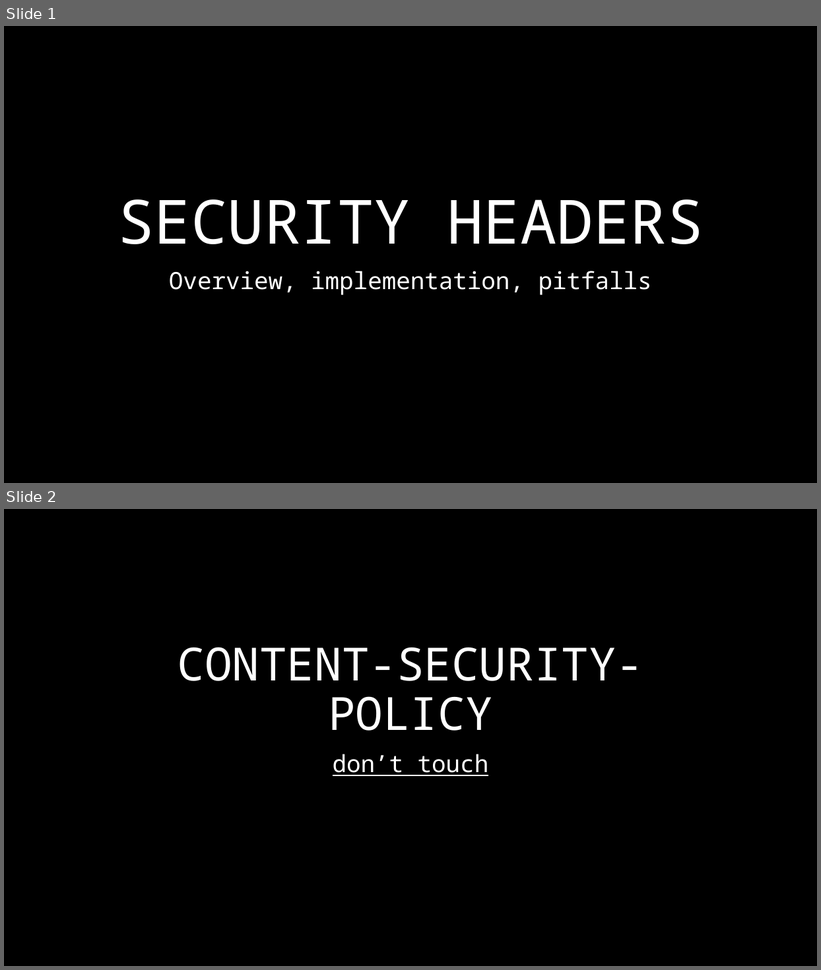
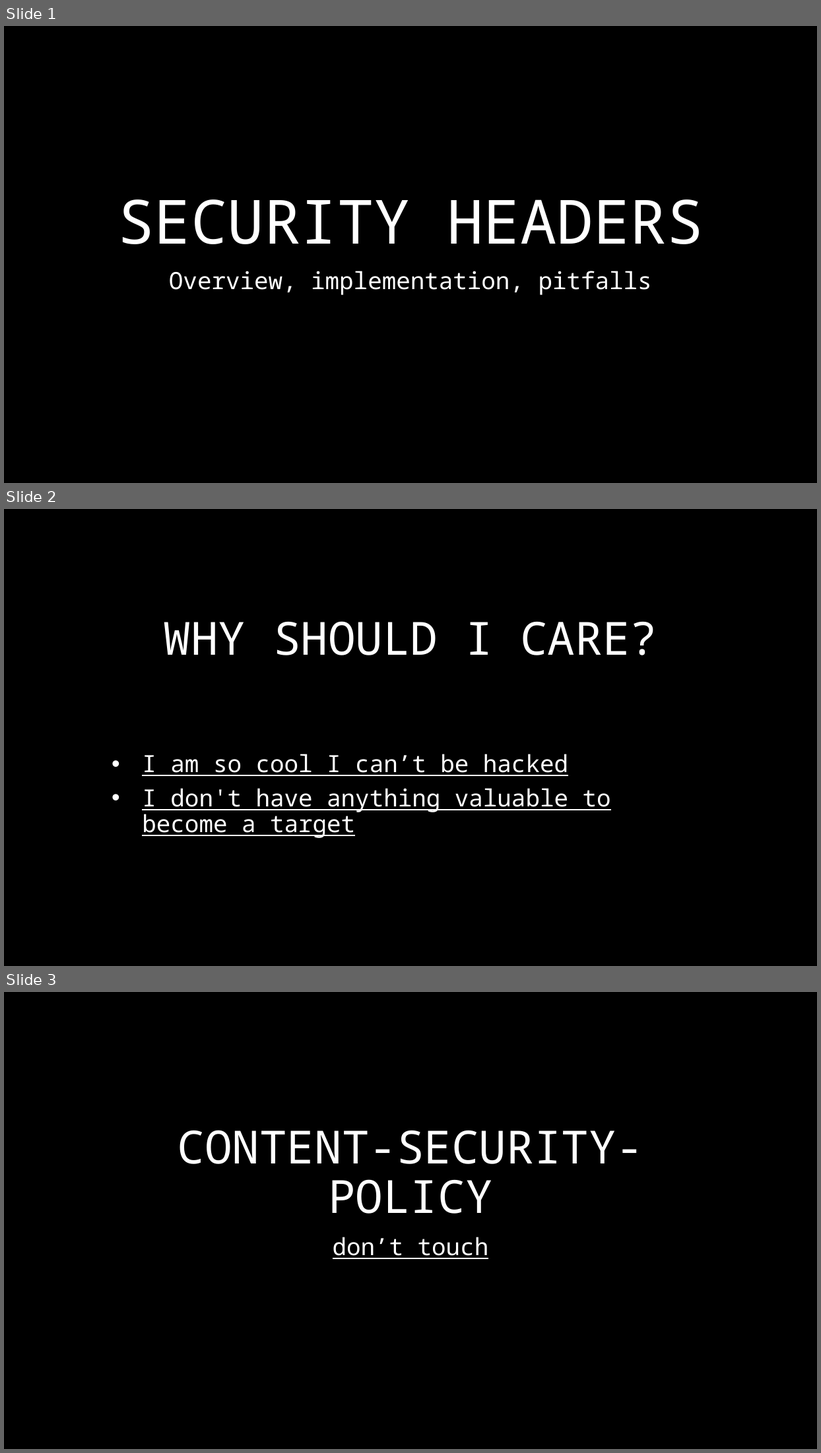
Before and after one commit to Drag13/articles, a slide deck: headers/SECURITY HEADERS.pptx. Shown one above the other, each under a label of ours: slides 1 and 2 before the commit, slides 1, 2 and 3 after it. The pictures are 821x970 and 821x1453 pixels, drawn with LibreOffice and Linux fonts; fonts in the diff are those of the drawing. Boxes give left, top, right and bottom in pixels: in the first picture for what was removed or moved away, otherwise in the second. Text is boxed around its words. In the diff, an @@ line names an element or a change of style, - is before the commit and + after.

```diff
--- a/headers/SECURITY HEADERS.pptx
+++ b/headers/SECURITY HEADERS.pptx
@@ slide 2 added at (4,509,817,966), background #000000 @@
@@ title added at (164,621,657,656), 54 pt, text #FFFFFF @@
+WHY SHOULD I CARE?
@@ subtitle added at (142,754,611,838), 28 pt, text #FFFFFF, underline @@
+• I am so cool I can’t be hacked
+• I don't have anything valuable to become a target
@@ what was slide 2 is now slide 3 @@
```
Also in this commit, not shown: 3 slides changed.
